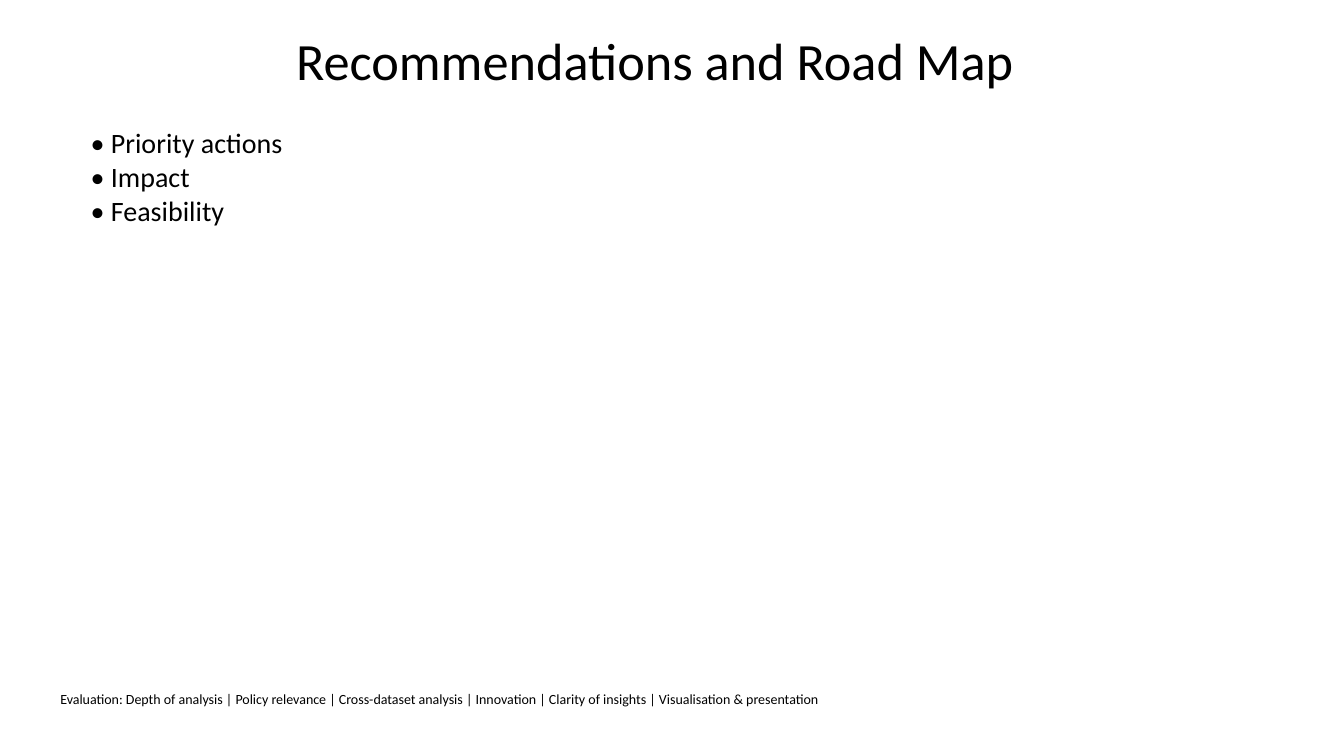
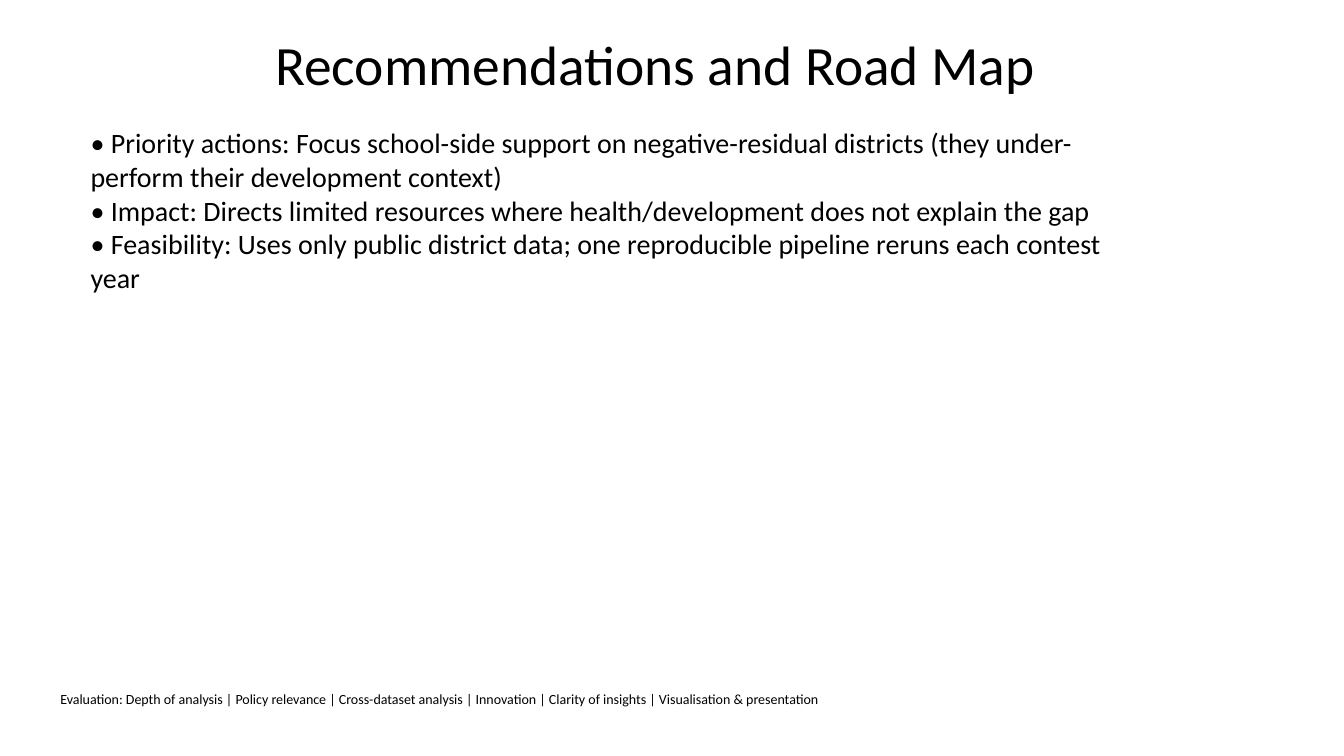
Before and after one commit to shreyassks/EduMiners, a slide deck: slide 9 of slides.pptx. Drawn at 1344x756 pixels with LibreOffice and Linux fonts; fonts in the diff are those of the drawing. Boxes give left, top, right and bottom in pixels: in the first picture for what was removed or moved away, otherwise in the second. Text is boxed around its words. In the diff, an @@ line names an element or a change of style, - is before the commit and + after.

```diff
--- a/slides.pptx
+++ b/slides.pptx
@@ title "Recommendations and Road Map" at box(275, 46, 1035, 94): size 37.4 to 39.6 pt; line spacing 0.8 to 1 @@
@@ text at box(91, 133, 1100, 293): text changed @@
-• Priority actions
-• Impact
-• Feasibility
+• Priority actions: Focus school-side support on negative-residual districts (they under-perform their development context)
+• Impact: Directs limited resources where health/development does not explain the gap
+• Feasibility: Uses only public district data; one reproducible pipeline reruns each contest year
```
Also in this commit, not shown: 10 other slides changed, 25 other files.
